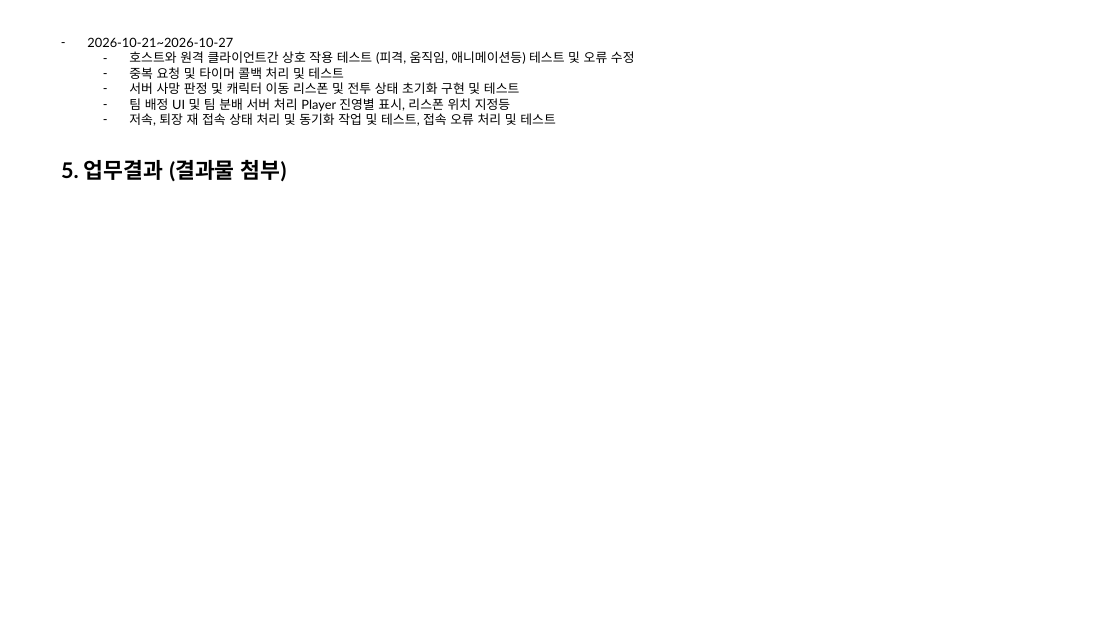
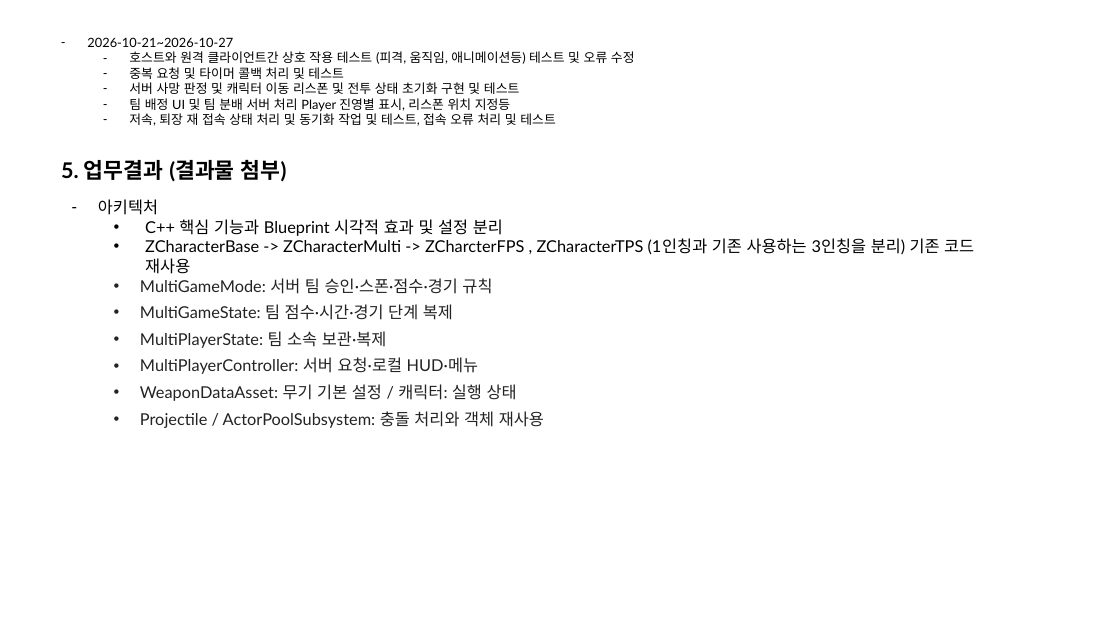
Before and after one commit to BenT8501/Auto_Stock_Trading, a slide deck: slide 4 of Project_Z/docs/박종호B_직무과제_완료보고서.pptx. Drawn at 1120x630 pixels with LibreOffice and Linux fonts; fonts in the diff are those of the drawing. Boxes give left, top, right and bottom in pixels: in the first picture for what was removed or moved away, otherwise in the second. Text is boxed around its words. In the diff, an @@ line names an element or a change of style, - is before the commit and + after.

```diff
--- a/Project_Z/docs/박종호B_직무과제_완료보고서.pptx
+++ b/Project_Z/docs/박종호B_직무과제_완료보고서.pptx
@@ text added at [98, 199, 974, 428], 14 pt, text #232323 @@
+– 아키텍처
+  • C++ 핵심 기능과 Blueprint 시각적 효과 및 설정 분리
+  • ZCharacterBase -> ZCharacterMulti -> ZCharcterFPS , ZCharacterTPS (1인칭과 기존 사용하는 3인칭을 분리) 기존 코드 재사용
+  • MultiGameMode: 서버 팀 승인·스폰·점수·경기 규칙
+  • MultiGameState: 팀 점수·시간·경기 단계 복제
+  • MultiPlayerState: 팀 소속 보관·복제
+  • MultiPlayerController: 서버 요청·로컬 HUD·메뉴
+  • WeaponDataAsset: 무기 기본 설정 / 캐릭터: 실행 상태
+  • Projectile / ActorPoolSubsystem: 충돌 처리와 객체 재사용
```
Also in this commit, not shown: 9 slides added.
